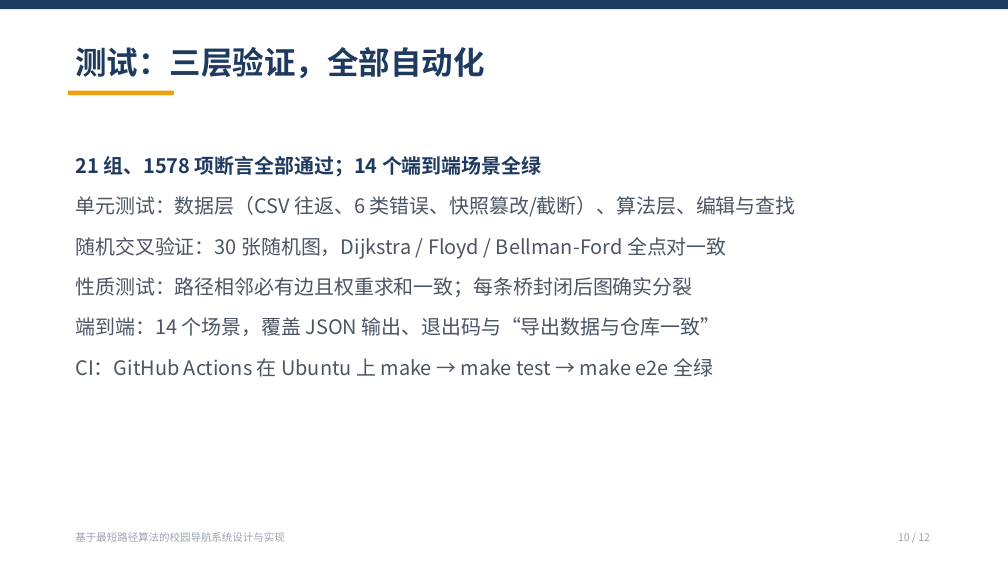
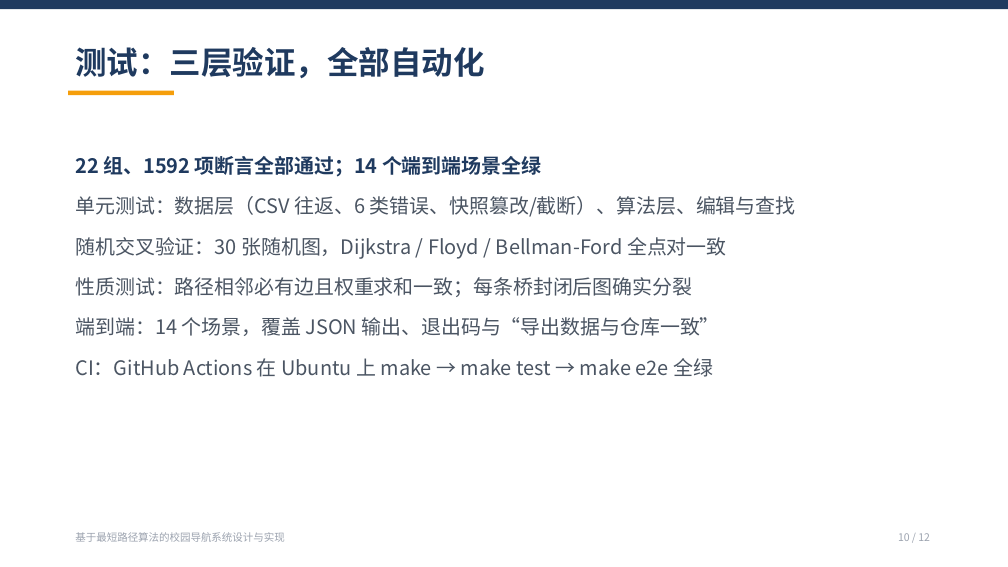
Before and after one commit to CR7Jialuo/UseOfTu, a slide deck: slide 10 of docs/答辩演示.pptx. Drawn at 1008x567 pixels with LibreOffice and Linux fonts; fonts in the diff are those of the drawing. Boxes give left, top, right and bottom in pixels: in the first picture for what was removed or moved away, otherwise in the second. Text is boxed around its words. In the diff, an @@ line names an element or a change of style, - is before the commit and + after.

Commit message:
test: 真实数据集回归组（353/409/连通/已知最短路）；文档同步 1592 项断言

```diff
--- a/docs/答辩演示.pptx
+++ b/docs/答辩演示.pptx
@@ text at (75, 156, 541, 177): text changed @@
-21 组、1578 项断言全部通过；14 个端到端场景全绿
+22 组、1592 项断言全部通过；14 个端到端场景全绿
```
Also in this commit, not shown: 1 other slide changed, 8 other files.
